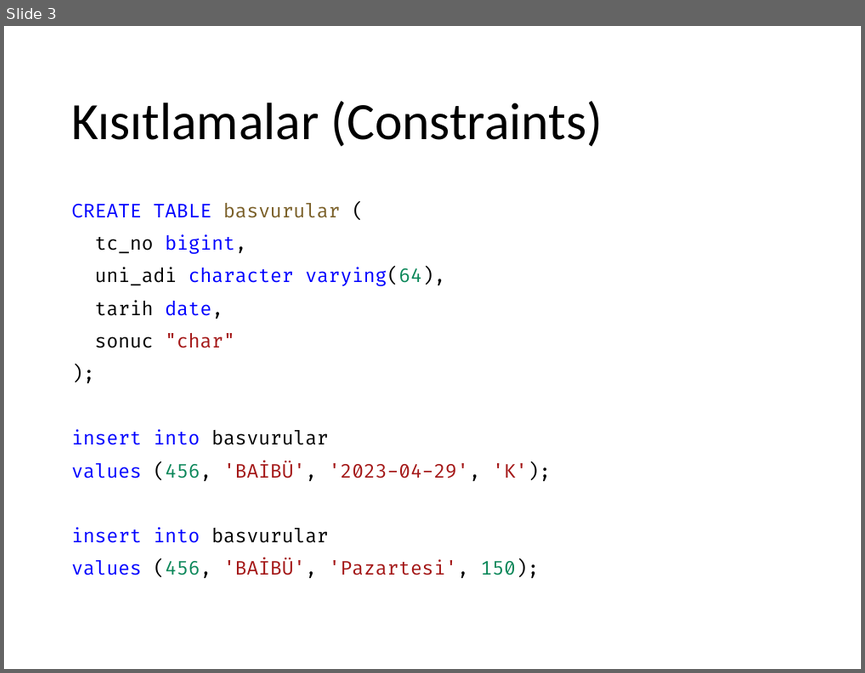
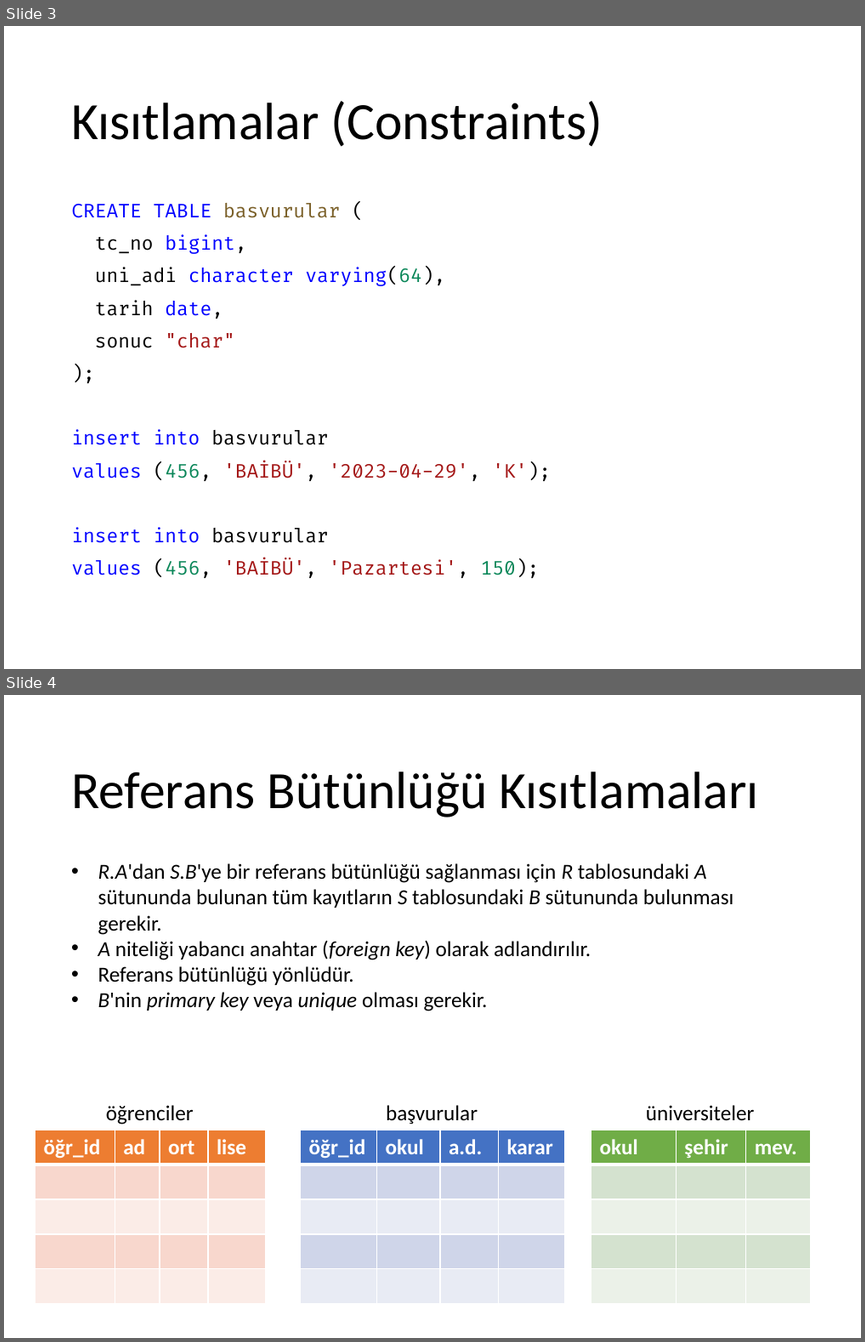
Before and after one commit to ihpar/dbms, a slide deck: Slides/Ders 7 Kısıtlamalar.pptx. Shown one above the other, each under a label of ours: slide 3 before the commit, slides 3 and 4 after it. The pictures are 865x673 and 865x1342 pixels, drawn with LibreOffice and Linux fonts; fonts in the diff are those of the drawing. Boxes give left, top, right and bottom in pixels: in the first picture for what was removed or moved away, otherwise in the second. Text is boxed around its words. In the diff, an @@ line names an element or a change of style, - is before the commit and + after.

```diff
--- a/Slides/Ders 7 Kısıtlamalar.pptx
+++ b/Slides/Ders 7 Kısıtlamalar.pptx
@@ slide 4 added at box(4, 695, 861, 1338), background #FFFFFF @@
@@ title added at box(71, 771, 759, 817), 44 pt, text #000000 @@
+Referans Bütünlüğü Kısıtlamaları
@@ text added at box(98, 863, 733, 1011), 18 pt, text #000000 @@
+• R.A'dan S.B'ye bir referans bütünlüğü sağlanması için R tablosundaki A sütununda bulunan tüm kayıtların S tablosundaki B sütununda bulunması gerekir.
+• A niteliği yabancı anahtar (foreign key) olarak adlandırılır.
+• Referans bütünlüğü yönlüdür.
+• B'nin primary key veya unique olması gerekir.
@@ text added at box(106, 1105, 194, 1124), 18 pt, text #000000 @@
+öğrenciler
@@ text added at box(386, 1105, 477, 1124), 18 pt, text #000000 @@
+başvurular
@@ text added at box(646, 1105, 755, 1121), 18 pt, text #000000 @@
+üniversiteler
@@ table added at box(35, 1129, 265, 1304), 5 rows, 4 columns @@
+öğr_id | ad | ort | lise
+ |  |  | 
+ |  |  | 
+ |  |  | 
+ |  |  | 
@@ table added at box(301, 1129, 564, 1304), 5 rows, 4 columns @@
+öğr_id | okul | a.d. | karar
+ |  |  | 
+ |  |  | 
+ |  |  | 
+ |  |  | 
@@ table added at box(590, 1129, 812, 1304), 5 rows, 3 columns @@
+okul | şehir | mev.
+ |  | 
+ |  | 
+ |  | 
+ |  | 
```
Also in this commit, not shown: 2 other slides added, 1 other file.
